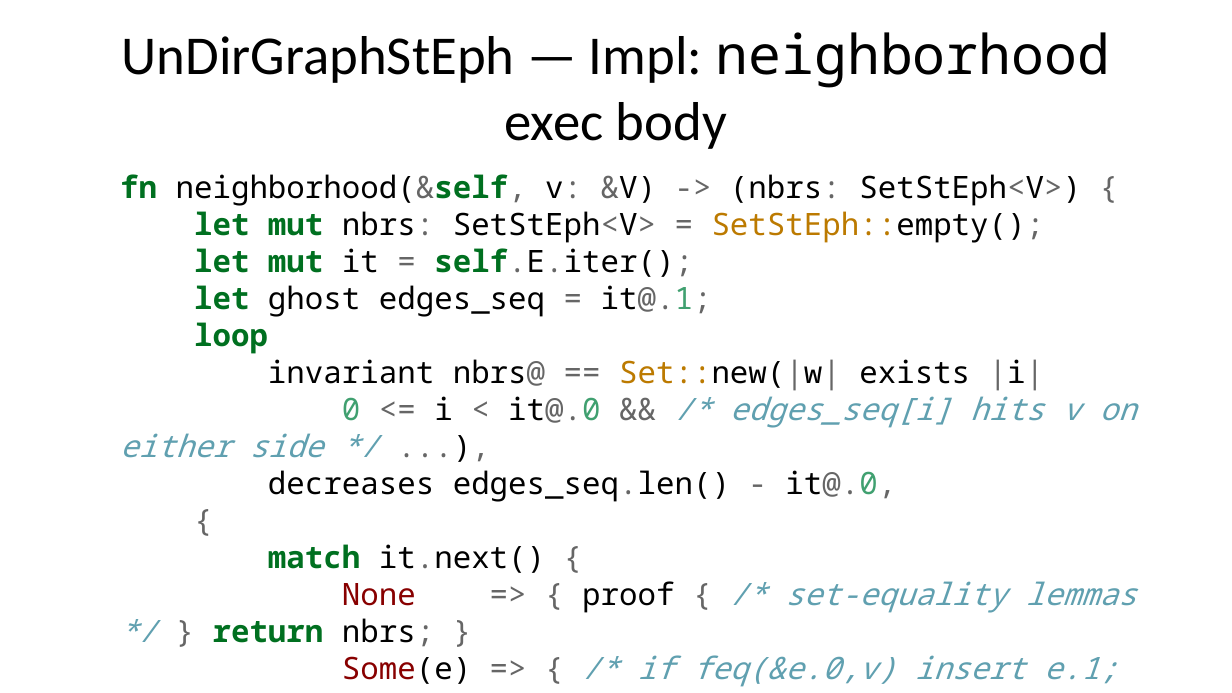
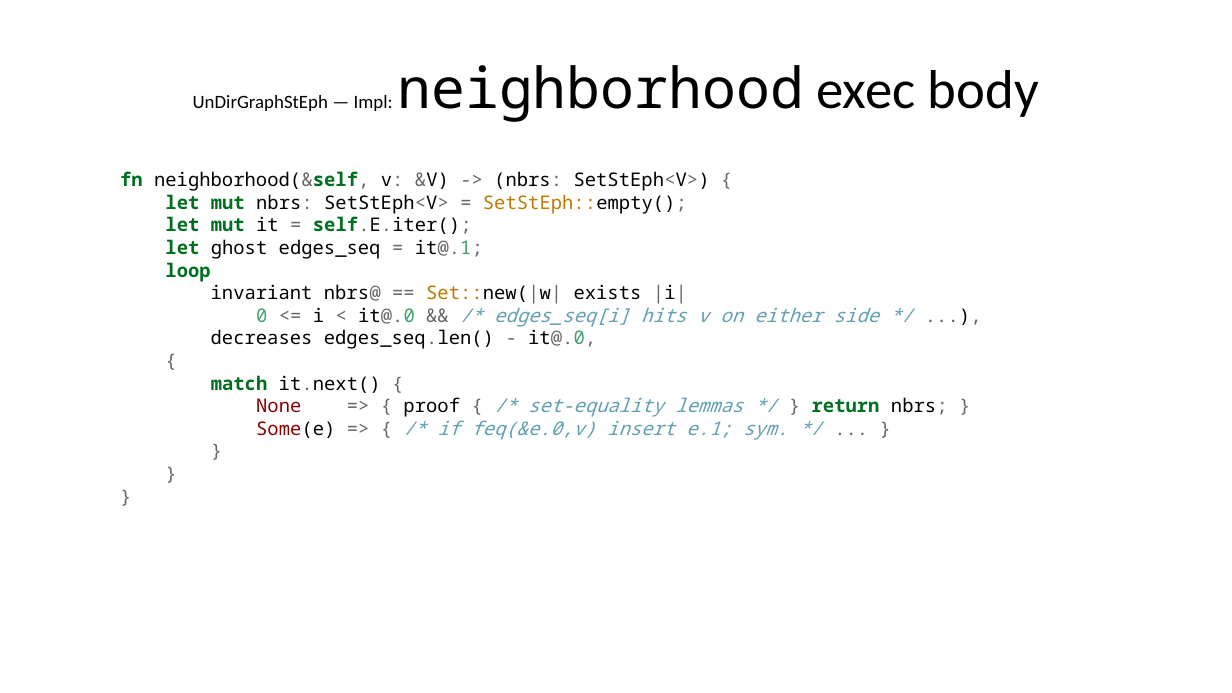
Before and after one commit to briangmilnes/APAS-VERUS, a slide deck: slide 20 of lectures/slidesCMUCS.pptx. Drawn at 1232x693 pixels with LibreOffice and Linux fonts; fonts in the diff are those of the drawing. Boxes give left, top, right and bottom in pixels: in the first picture for what was removed or moved away, otherwise in the second. Text is boxed around its words. In the diff, an @@ line names an element or a change of style, - is before the commit and + after.

```diff
--- a/lectures/slidesCMUCS.pptx
+++ b/lectures/slidesCMUCS.pptx
@@ title "UnDirGraphStEph — Impl: neighborhood exec ..." at [193,65,1039,122]: size 32 to 11 pt in "UnDirGraphStEph — Impl:"; size 32 to 33 pt in "neighborhood" @@
@@ text "fn neighborhood(&self, v: &V) -> ..." at [120,171,948,440]: size 18 to 11 pt; less space between paragraphs @@
```
Also in this commit, not shown: 9 other slides changed, 3 other files.
